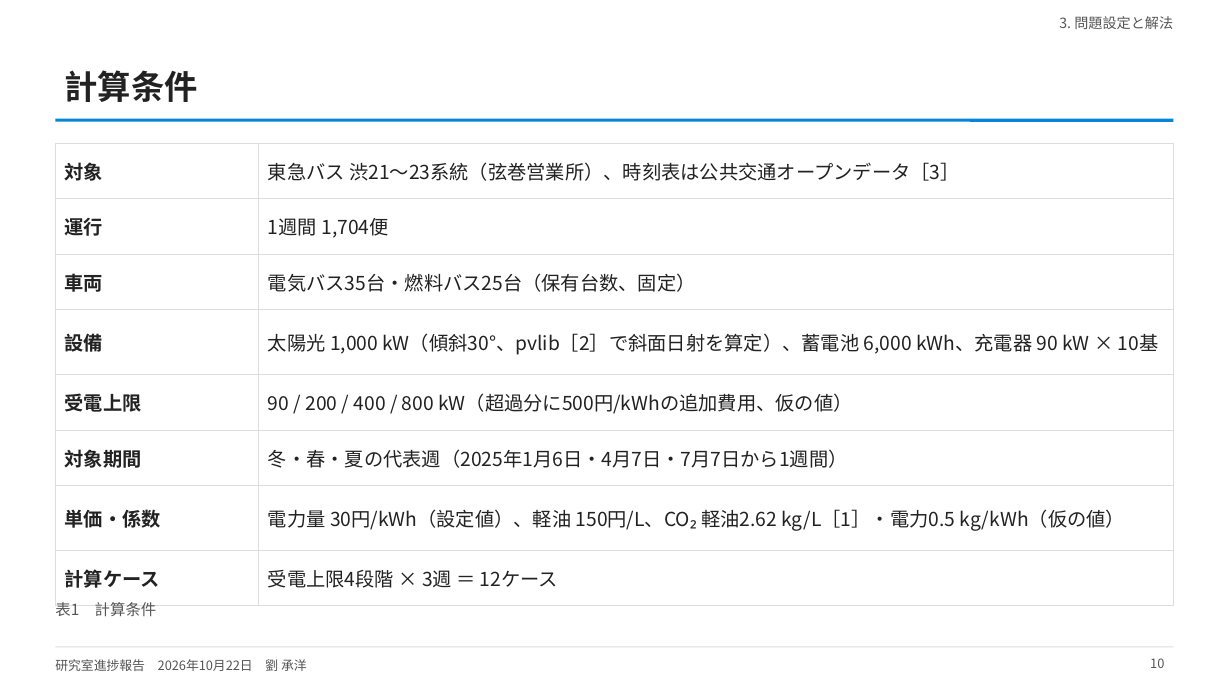
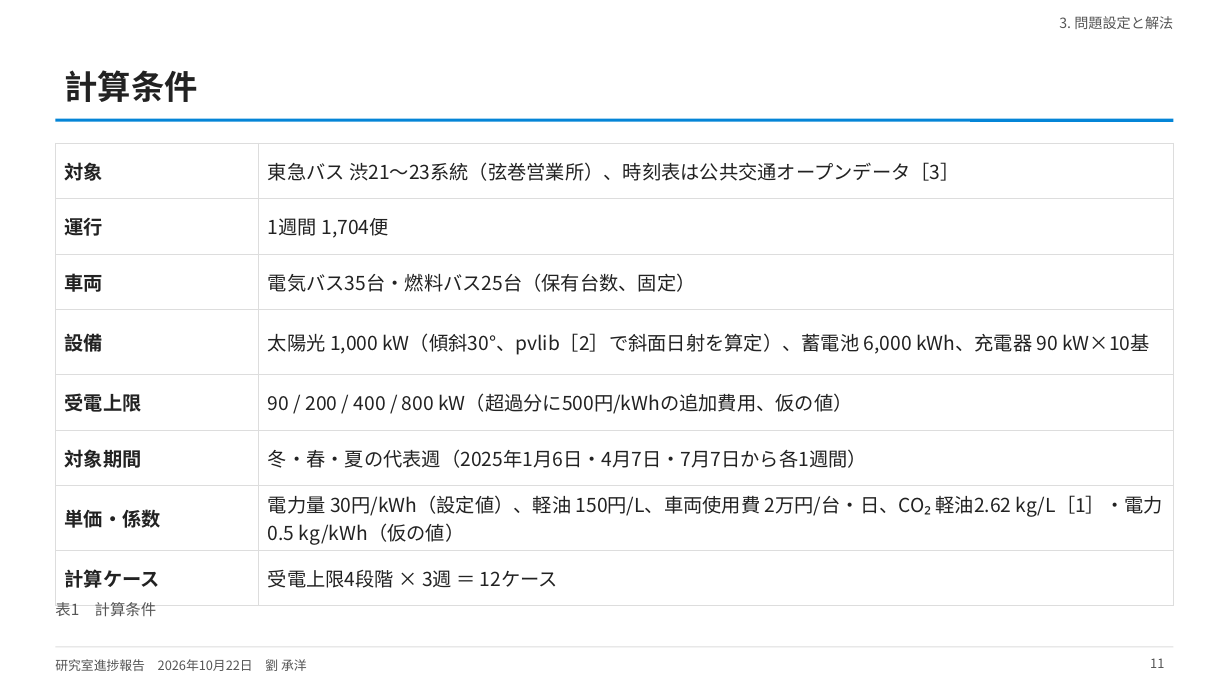
Before and after one commit to CYLIU2003/master-course, a slide deck: slide 11 of outcome/2026-10-22_lab_progress/lab_progress_20261022.pptx (slide 10 before the commit). Drawn at 1232x693 pixels with LibreOffice and Linux fonts; fonts in the diff are those of the drawing. Boxes give left, top, right and bottom in pixels: in the first picture for what was removed or moved away, otherwise in the second. Text is boxed around its words. In the diff, an @@ line names an element or a change of style, - is before the commit and + after.

```diff
--- a/outcome/2026-10-22_lab_progress/lab_progress_20261022.pptx
+++ b/outcome/2026-10-22_lab_progress/lab_progress_20261022.pptx
@@ table at bbox=[55, 143, 1174, 592] @@
-row 4, column 2: 太陽光 1,000 kW（傾斜30°、pvlib［2］で斜面日射を算定）、蓄電池 6,000 kWh、充電器 90 kW × 10基
+row 4, column 2: 太陽光 1,000 kW（傾斜30°、pvlib［2］で斜面日射を算定）、蓄電池 6,000 kWh、充電器 90 kW×10基
-row 6, column 2: 冬・春・夏の代表週（2025年1月6日・4月7日・7月7日から1週間）
+row 6, column 2: 冬・春・夏の代表週（2025年1月6日・4月7日・7月7日から各1週間）
-row 7, column 2: 電力量 30円/kWh（設定値）、軽油 150円/L、CO₂ 軽油2.62 kg/L［1］・電力0.5 kg/kWh（仮の値）
+row 7, column 2: 電力量 30円/kWh（設定値）、軽油 150円/L、車両使用費 2万円/台・日、CO₂ 軽油2.62 kg/L［1］・電力0.5 kg/kWh（仮の値）
@@ page number at bbox=[1150, 658, 1164, 668]: text changed @@
-10
+11
```
Also in this commit, not shown: 8 other slides changed, 1 slide added, 2 other files.
